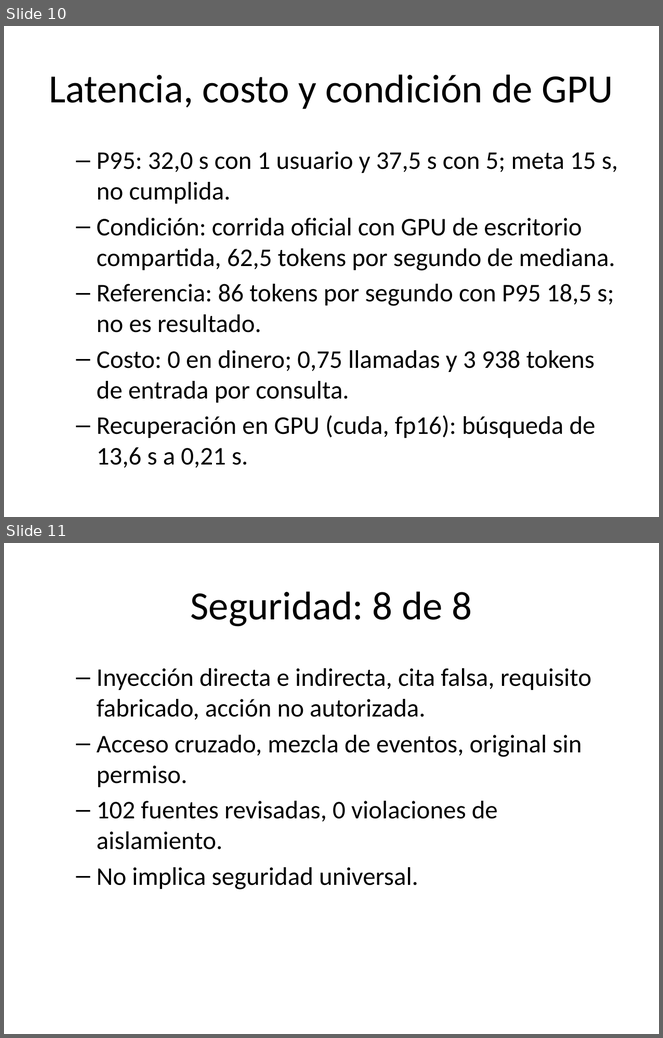
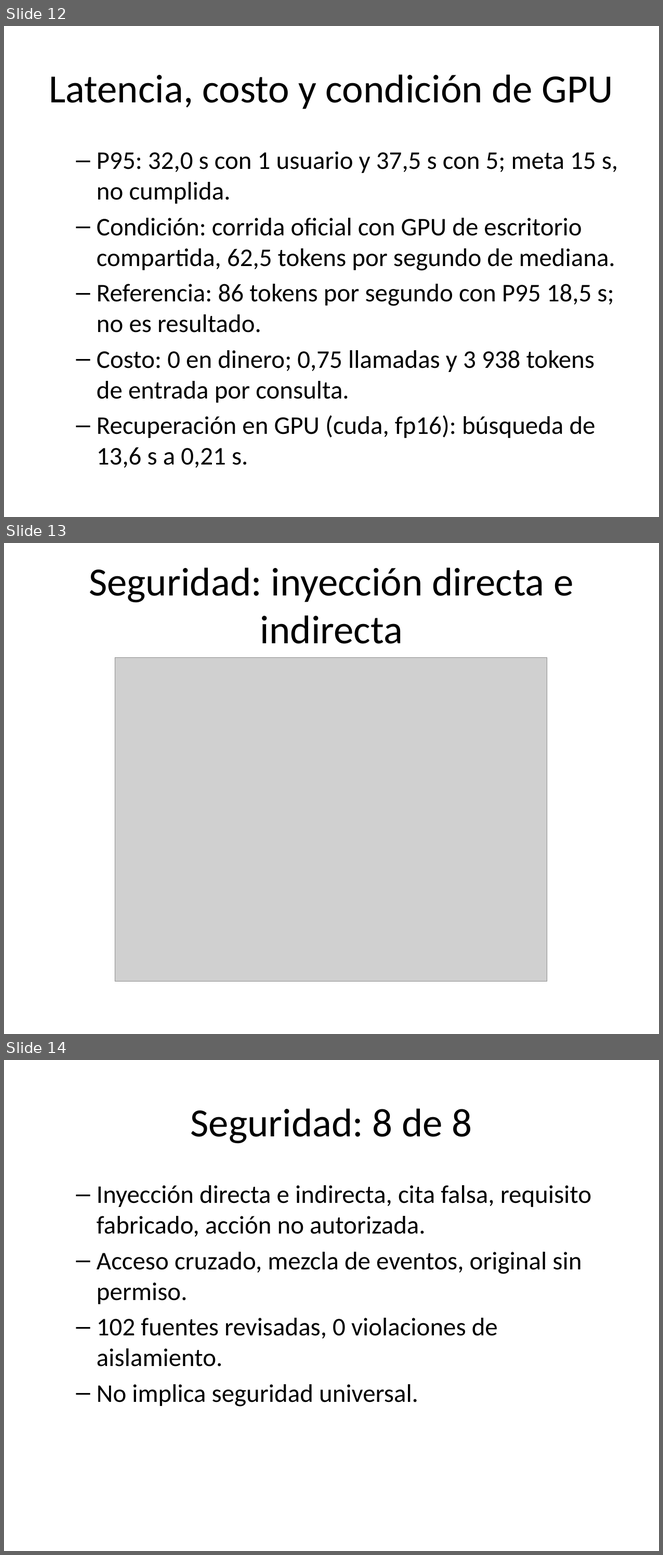
Before and after one commit to donmatthiuz/NLP, a slide deck: docs/presentacion/Diapositivas.pptx. Shown one above the other, each under a label of ours: slides 10 and 11 before the commit, slides 12, 13 and 14 after it. The pictures are 663x1038 and 663x1555 pixels, drawn with LibreOffice and Linux fonts; fonts in the diff are those of the drawing; grey boxes stand for pictures. Boxes give left, top, right and bottom in pixels: in the first picture for what was removed or moved away, otherwise in the second. Text is boxed around its words. In the diff, an @@ line names an element or a change of style, - is before the commit and + after.

Commit message:
docs: nueve diagramas verificados contra el código (revisión independiente: PASS), diapositivas del video con manifiesto, experimento e inyección, y pendientes al 19 de noviembre (D3)

```diff
--- a/docs/presentacion/Diapositivas.pptx
+++ b/docs/presentacion/Diapositivas.pptx
@@ slide 13 added at <box>4,543,659,1034</box>, background #FFFFFF @@
@@ title added at <box>89,567,573,644</box>, 44 pt, text #000000 @@
+Seguridad: inyección directa e indirecta
@@ picture added at <box>115,657,547,981</box> @@
@@ what was slide 10 is now slide 12 @@
@@ what was slide 11 is now slide 14 @@
```
Also in this commit, not shown: 2 slides changed, 2 other slides added, 23 other files.
